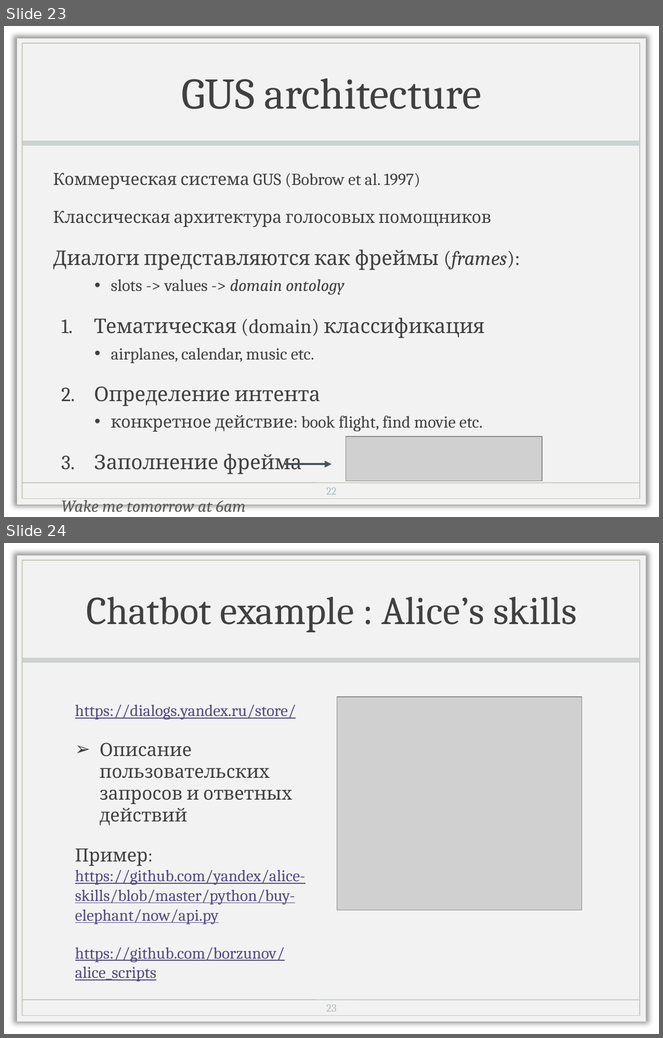
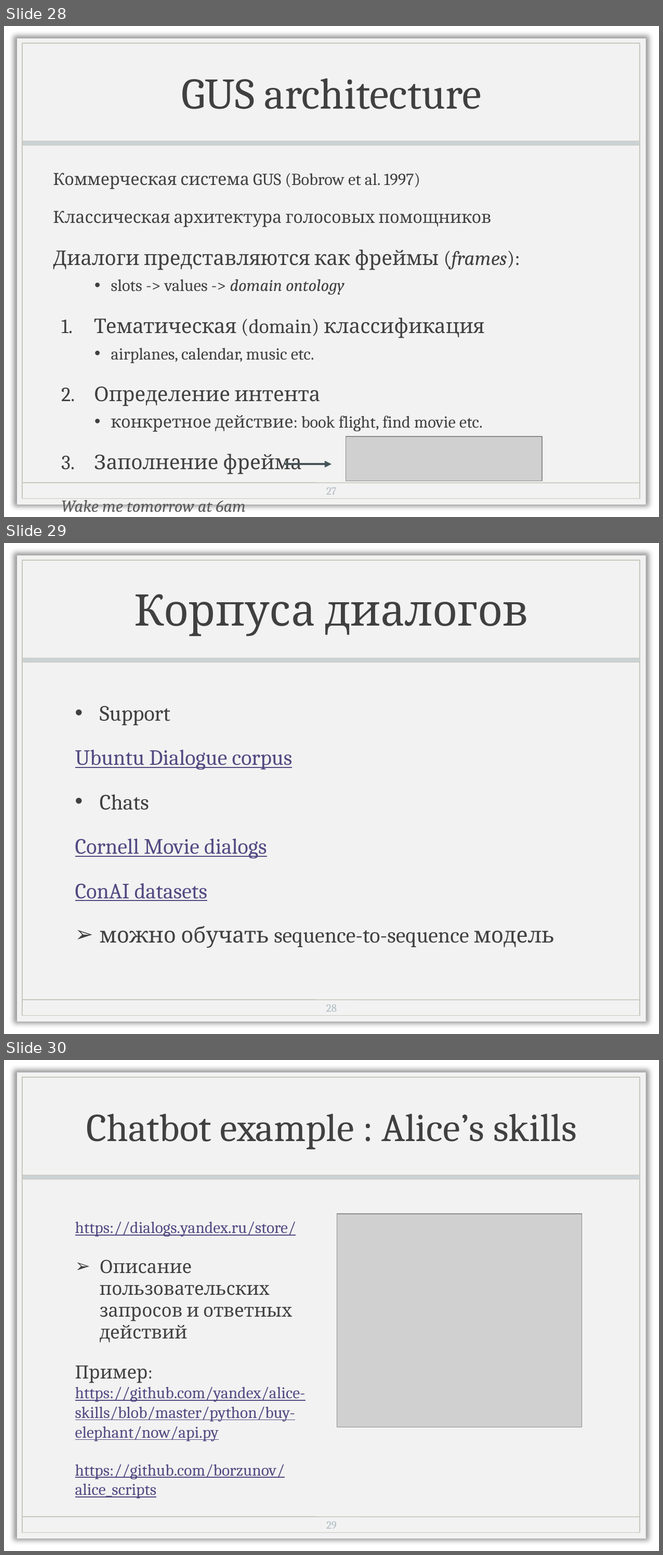
Before and after one commit to named-entity/hse-nlp, a slide deck: 4th_year/Slides/8_information-extraction.pptx. Shown one above the other, each under a label of ours: slides 23 and 24 before the commit, slides 28, 29 and 30 after it. The pictures are 663x1038 and 663x1555 pixels, drawn with LibreOffice and Linux fonts; fonts in the diff are those of the drawing; grey boxes stand for pictures; background and template pictures are left out. Boxes give left, top, right and bottom in pixels: in the first picture for what was removed or moved away, otherwise in the second. Text is boxed around its words. In the diff, an @@ line names an element or a change of style, - is before the commit and + after.

```diff
--- a/4th_year/Slides/8_information-extraction.pptx
+++ b/4th_year/Slides/8_information-extraction.pptx
@@ slide 29 added at (4, 543, 659, 1034), background picture (left out); not listed: 4 template elements that a slide beside it also shows @@
@@ title added at (134, 594, 529, 636), 48 pt, text #404040 @@
+Корпуса диалогов
@@ text added at (75, 706, 555, 948), 24 pt, text #524A82, underline @@
+• Support
+Ubuntu Dialogue corpus
+• Chats
+Cornell Movie dialogs
+ConAI datasets
+➢ можно обучать sequence-to-sequence модель
@@ page number added at (326, 1005, 337, 1012), 12 pt, text #B0BCC1 @@
+28
@@ what was slide 23 is now slide 28 @@
@@ page number at (326, 488, 337, 495): text changed @@
-22
+27
@@ what was slide 24 is now slide 30 @@
@@ page number at (326, 1522, 337, 1529): text changed @@
-23
+29
```
Also in this commit, not shown: 5 other slides added, 1 other file.
